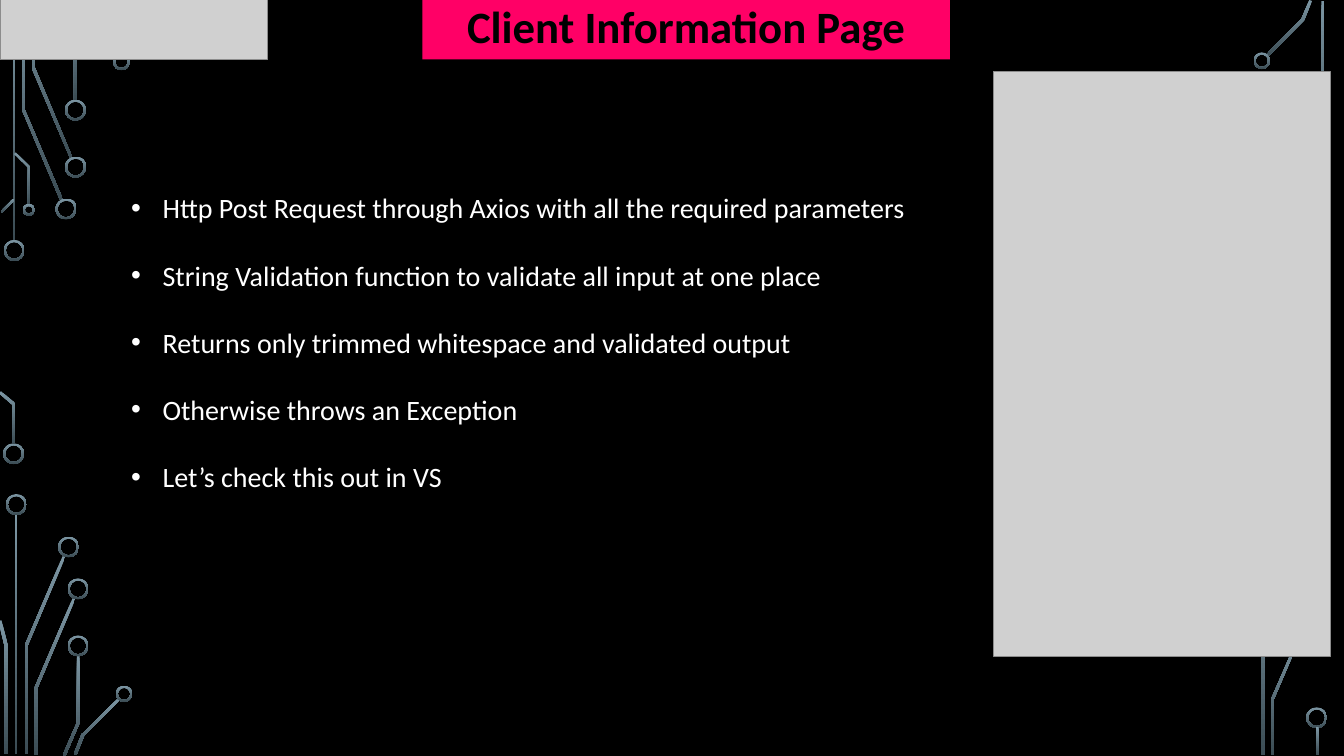
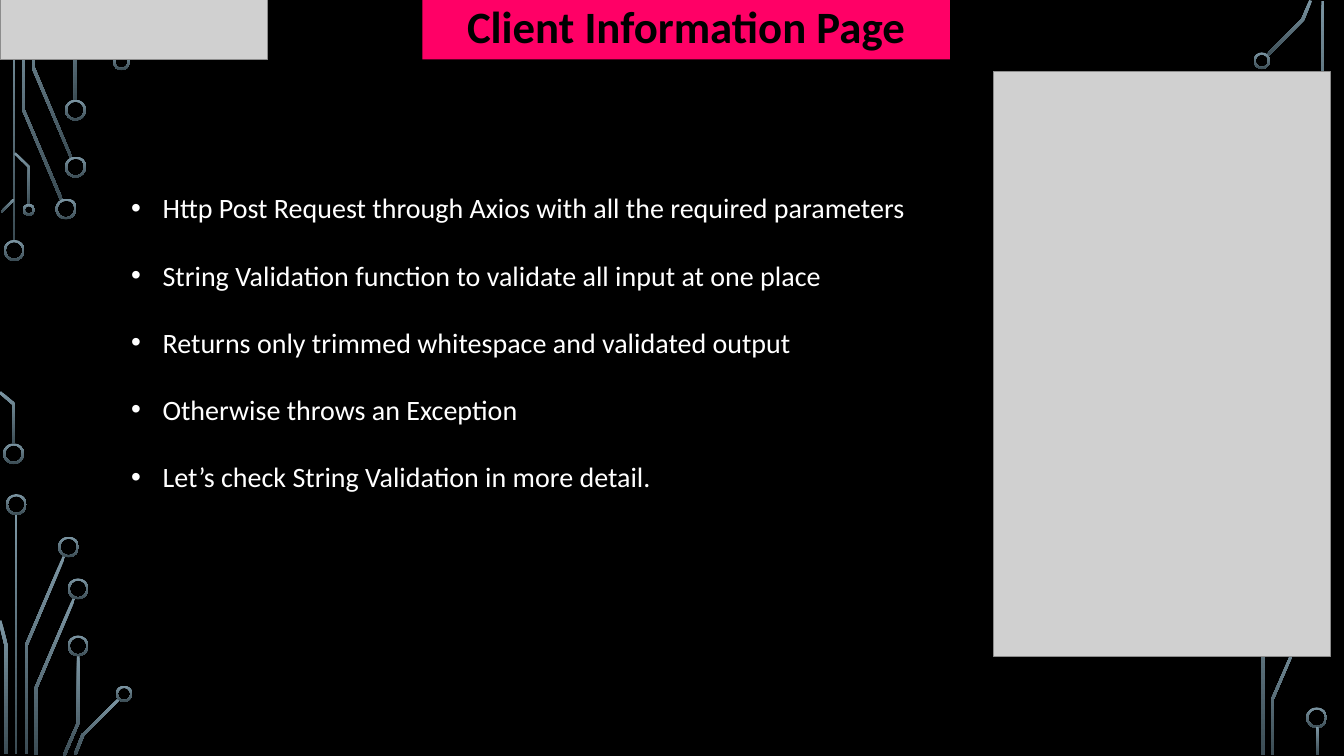
Before and after one commit to dmoradiya/Banking-Application-and-Expenses-Tracker-with-React---C-ASP-.NET-MVC, a slide deck: slide 17 of Planning/Virtual Velocity V1.2.pptx. Drawn at 1344x756 pixels with LibreOffice and Linux fonts; fonts in the diff are those of the drawing; grey boxes stand for pictures; background and template pictures are left out. Boxes give left, top, right and bottom in pixels: in the first picture for what was removed or moved away, otherwise in the second. Text is boxed around its words. In the diff, an @@ line names an element or a change of style, - is before the commit and + after.

```diff
--- a/Planning/Virtual Velocity V1.2.pptx
+++ b/Planning/Virtual Velocity V1.2.pptx
@@ text at [163, 467, 651, 492]: text changed @@
-• Let’s check this out in VS
+• Let’s check String Validation in more detail.
```
Also in this commit, not shown: 4 other slides changed, 1 other file.
